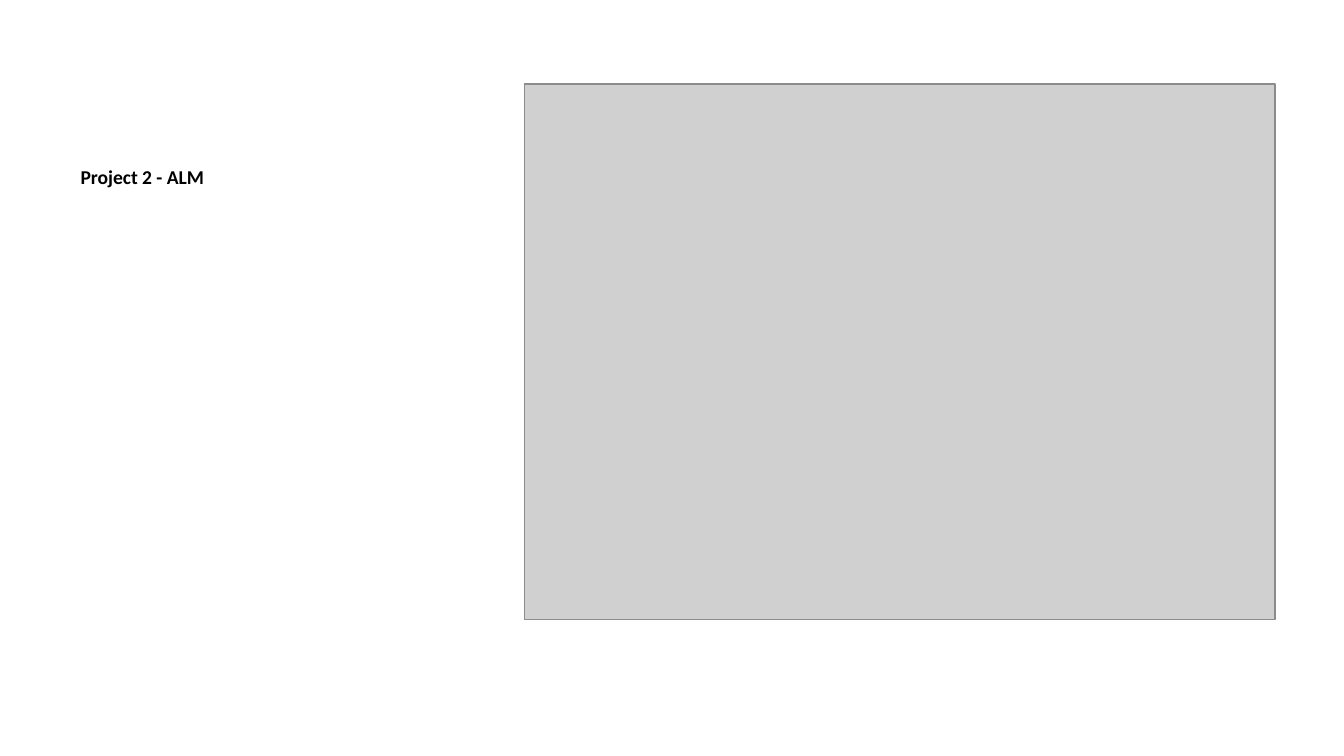
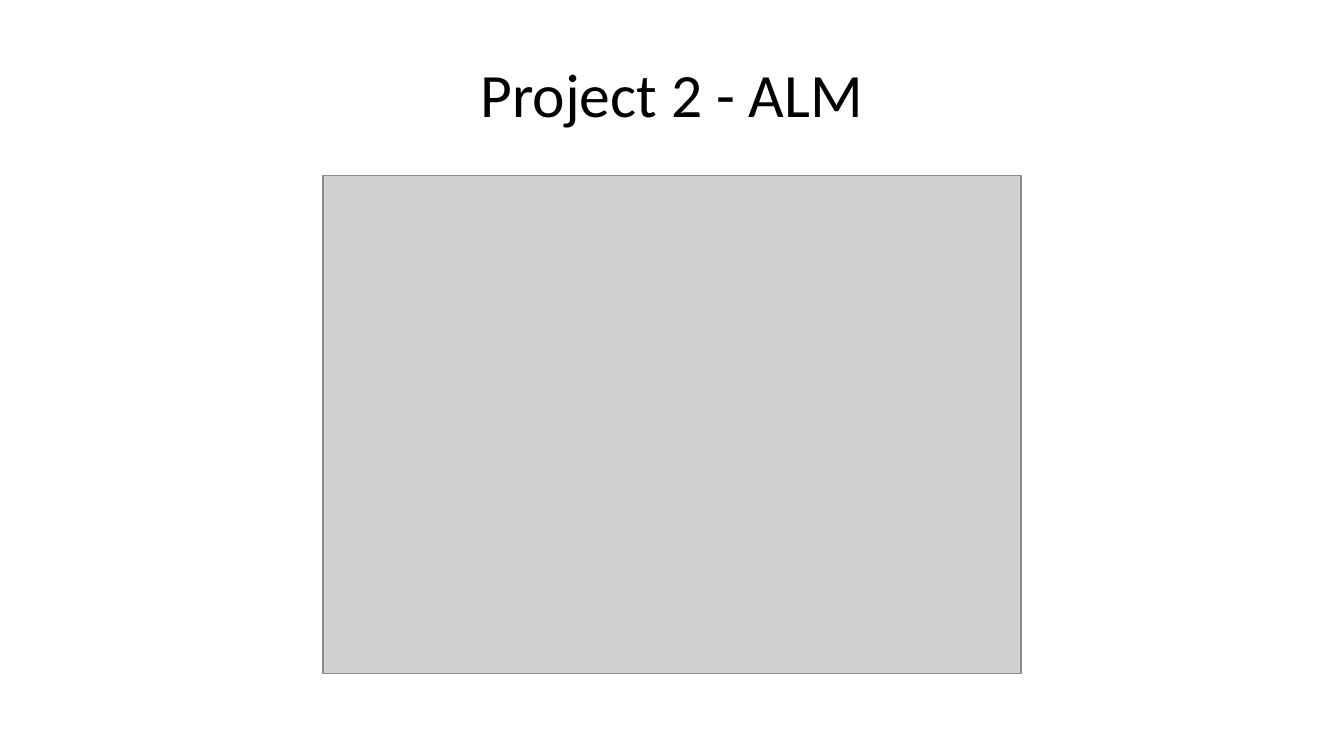
Before and after one commit to tegorman13/Dissertation, a slide deck: slide 14 of docs/Presentation/slides.pptx. Drawn at 1344x756 pixels with LibreOffice and Linux fonts; fonts in the diff are those of the drawing; grey boxes stand for pictures. Boxes give left, top, right and bottom in pixels: in the first picture for what was removed or moved away, otherwise in the second. Text is boxed around its words. In the diff, an @@ line names an element or a change of style, - is before the commit and + after.

```diff
--- a/docs/Presentation/slides.pptx
+++ b/docs/Presentation/slides.pptx
@@ title "Project 2 - ALM": place and size @@
-title "Project 2 - ALM" at (81,170,204,188)
+title "Project 2 - ALM" at (481,74,863,128)
@@ title "Project 2 - ALM" at (481,74,863,128): size 10.5 to 33 pt, bold off; alignment left to centre; less space between paragraphs; vertical alignment top to middle @@
@@ picture: place and size @@
-picture at (524,83,1274,620)
+picture at (323,176,1020,675)
```
Also in this commit, not shown: 13 other slides changed, 1 slide added, 1 slide removed, 7 other files.
